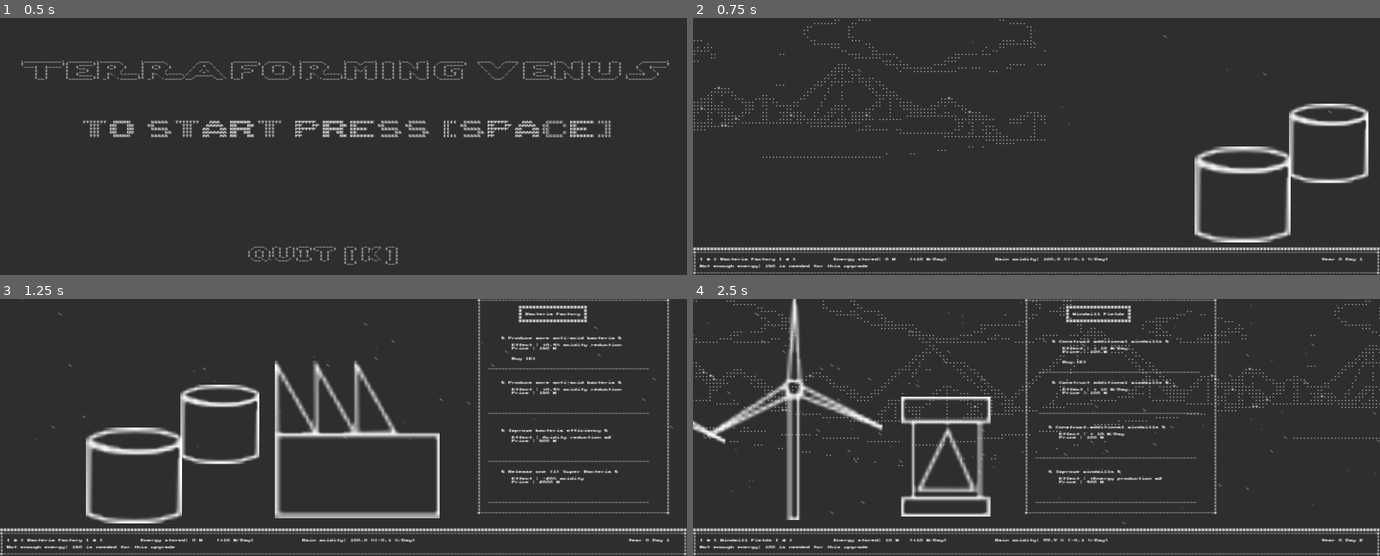
Above: before the commit, frames 1-4 (two rows, left to right).
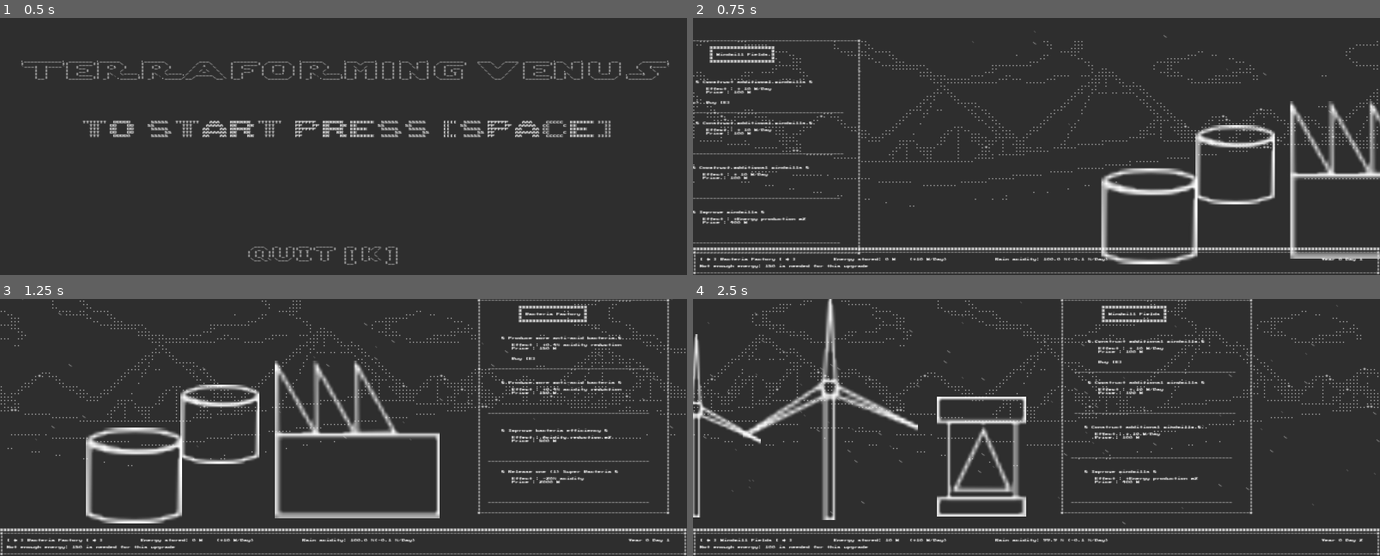
Above: after the commit, the same moments.

Repository: CreaJeu/terraforming-venus
Game: Godot game, scene res://scenes/main_menu.tscn
Same seed, same stepped clock (60 frames per second), same inputs: the game is played once before the commit and once after it.
Inputs:
- Up to frame 1 (0.5 s): no input
- Up to frame 2 (0.75 s): tap Enter at 0.5 s; hold D (right) from 0.53 s (still down); tap E (ok) at 0.6 s
- Up to frame 3 (1.25 s): keep holding D (right)
- Up to frame 4 (2.5 s): release D (right) at 1.28 s; hold S (down) 1.28-2.03 s; tap Space (start) at 1.35, 2 s; hold D (right) from 2.03 s (still down); tap E (ok) at 2.1 s

Frame 1 is identical in both runs. In frame 2, 10% of the frame differs, in the area x 0-100%, y 0-96%; in frame 3, 0.7%; in frame 4, 13%, in the area x 0-100%, y 0-86%.

Commit message:
landscape in c cluige

Diff:
--- a/scenes/main.tscn
+++ b/scenes/main.tscn
@@ -9,6 +9,7 @@
 [ext_resource type="PackedScene" uid="uid://uuimb4h1kpls" path="res://scenes/building.tscn" id="4_jyhfs"]
 [ext_resource type="PackedScene" uid="uid://dceryyv6hwq4t" path="res://scenes/upgrades/upgrade_better_windmills.tscn" id="4_o6xl0"]
 [ext_resource type="Texture2D" uid="uid://bt4l0txw36iug" path="res://assets/usine.svg" id="4_tbgi4"]
+[ext_resource type="Script" uid="uid://r4s2py4tgcmh" path="res://scripts/landscape.gd" id="5_0ld40"]
 [ext_resource type="Script" uid="uid://tt4imcuxn1kh" path="res://scripts/OurCamera.gd" id="5_o6xl0"]
 [ext_resource type="Script" uid="uid://ceei3rsw4qpjx" path="res://scripts/upgrades/upgrade_applyer.gd" id="6_jkv2x"]
 [ext_resource type="Texture2D" uid="uid://7ma0qjwnwmwr" path="res://assets/transformateur.svg" id="8_85g3d"]
@@ -22,7 +23,7 @@
 [node name="main_Node" type="Node" unique_id=767560022]
 
 [node name="Camera2D" type="Camera2D" parent="." unique_id=1012836297]
-position = Vector2(141, 0)
+position = Vector2(102, -11)
 anchor_mode = 0
 script = ExtResource("5_o6xl0")
 
@@ -85,6 +86,7 @@
                                                                                                .
                                                                                                       ..                …(182 unchanged characters)…
 label_settings = ExtResource("4_jbj1t")
+script = ExtResource("5_0ld40")
 
 [node name="Windmills" parent="." unique_id=909114598 instance=ExtResource("4_jyhfs")]
 title = "Windmill Fields"
@@ -133,7 +135,7 @@
 texture = ExtResource("3_jyhfs")
 
 [node name="bacteria_factory" parent="." unique_id=1136961121 instance=ExtResource("4_jyhfs")]
-position = Vector2(318, 0)
+position = Vector2(240, 0)
 title = "Bacteria Factory"
 upgrades_paths = Array[String](["more_bacteria_upgrade", "more_bacteria_upgrade2", "better_bacteria_upgrade", "super_bacteria_upgrade"])
 
--- a/scripts/landscapel.gd
+++ b/scripts/landscape.gd
@@ -4,7 +4,8 @@
 
 #@export var building_first_Node2D: Node2D
 #@export var building_last_Node2D: Node2D
-@export var camera_Node2D: Node2D
+#@export
+var camera_Node2D: Node2D
 
 var building_x_dist: float
 var parallax_max_x: float
Not shown, added: scripts/landscape.gd.uid
Not shown, removed: scripts/landscapel.gd.uid
Not shown, added: cluige_only/Landscape.c
Not shown, added: cluige_only/Landscape.h
Not shown, changed: cluige_only/main_terraform.c
